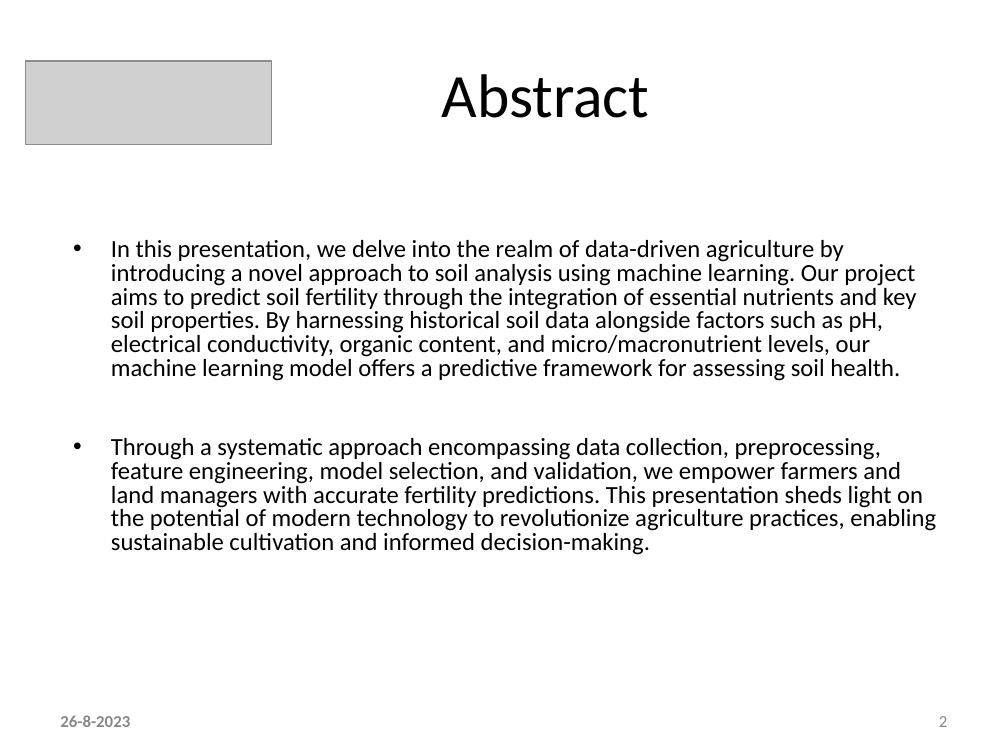
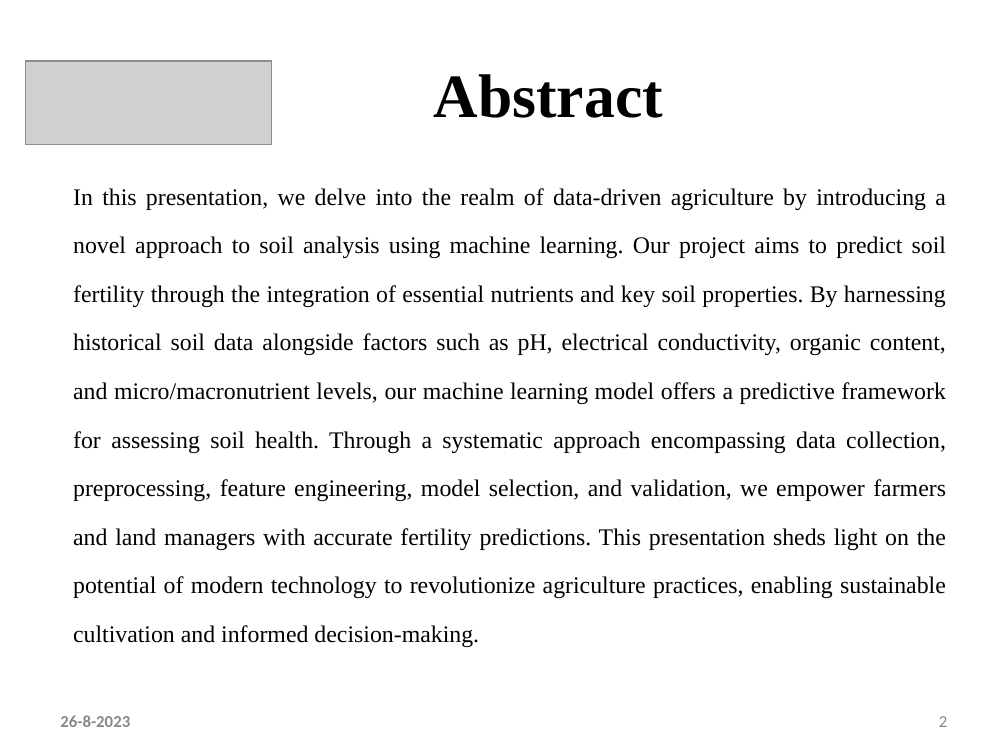
Before and after one commit to prakashy003/Soil-Analyzer, a slide deck: slide 2 of Documents/Review 1 ppt.pptx. Drawn at 1008x756 pixels with LibreOffice and Linux fonts; fonts in the diff are those of the drawing; grey boxes stand for pictures. Boxes give left, top, right and bottom in pixels: in the first picture for what was removed or moved away, otherwise in the second. Text is boxed around its words. In the diff, an @@ line names an element or a change of style, - is before the commit and + after.

Commit message:
Documentation of project

```diff
--- a/Documents/Review 1 ppt.pptx
+++ b/Documents/Review 1 ppt.pptx
@@ title "Abstract" at [434, 74, 663, 118]: font Calibri to Times New Roman, bold on @@
@@ text at [73, 188, 946, 647]: text changed; size 17.6 to 17 pt; font Calibri to Times New Roman @@
-• In this presentation, we delve into the realm of data-driven agriculture by introducing a novel approach to soil analysis using machine learning. Our project aims to predict soil fertility through the integration of essential nutrients and key soil properties. By harnessing historical soil data alongside factors such as pH, electrical conductivity, organic content, and micro/macronutrient levels, our machine learning model offers a predictive framework for assessing soil health.
-• Through a systematic approach encompassing data collection, preprocessing, feature engineering, model selection, and validation, we empower farmers and land managers with accurate fertility predictions. This presentation sheds light on the potential of modern technology to revolutionize agriculture practices, enabling sustainable cultivation and informed decision-making.
+In this presentation, we delve into the realm of data-driven agriculture by introducing a novel approach to soil analysis using machine learning. Our project aims to predict soil fertility through the integration of essential nutrients and key soil properties. By harnessing historical soil data alongside factors such as pH, electrical conductivity, organic content, and micro/macronutrient levels, our machine learning model offers a predictive framework for assessing soil health. Through a systematic approach encompassing data collection, preprocessing, feature engineering, model selection, and validation, we empower farmers and land managers with accurate fertility predictions. This presentation sheds light on the potential of modern technology to revolutionize agriculture practices, enabling sustainable cultivation and informed decision-making.
```
Also in this commit, not shown: 14 other slides changed, 9 other files.
